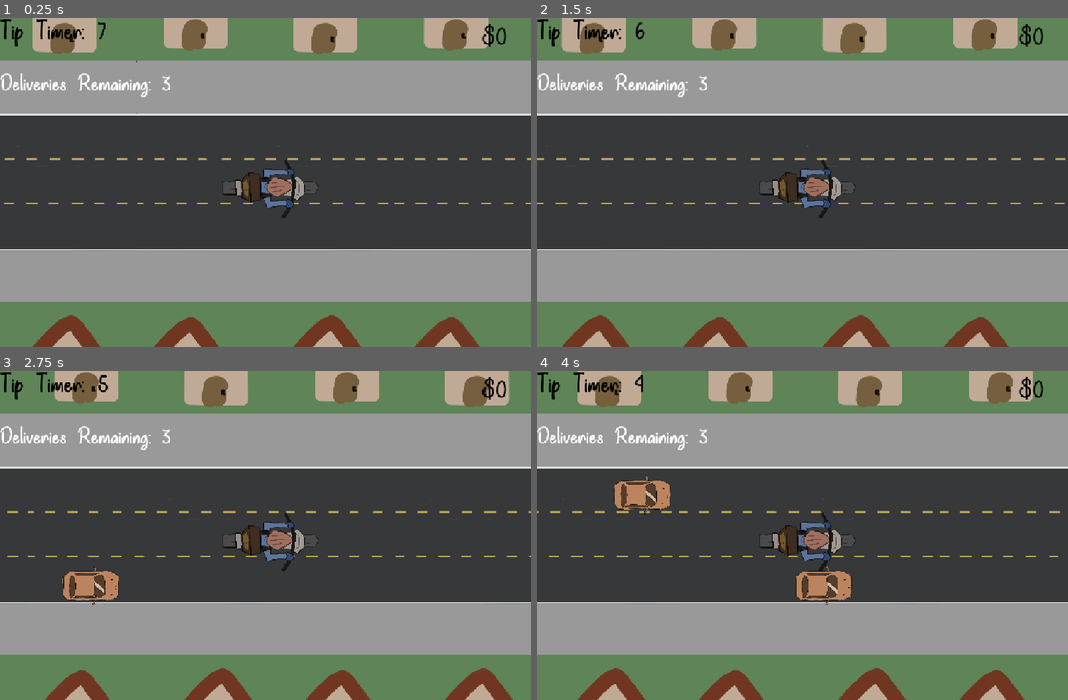
Above: before the commit, frames 1-4 (two rows, left to right).
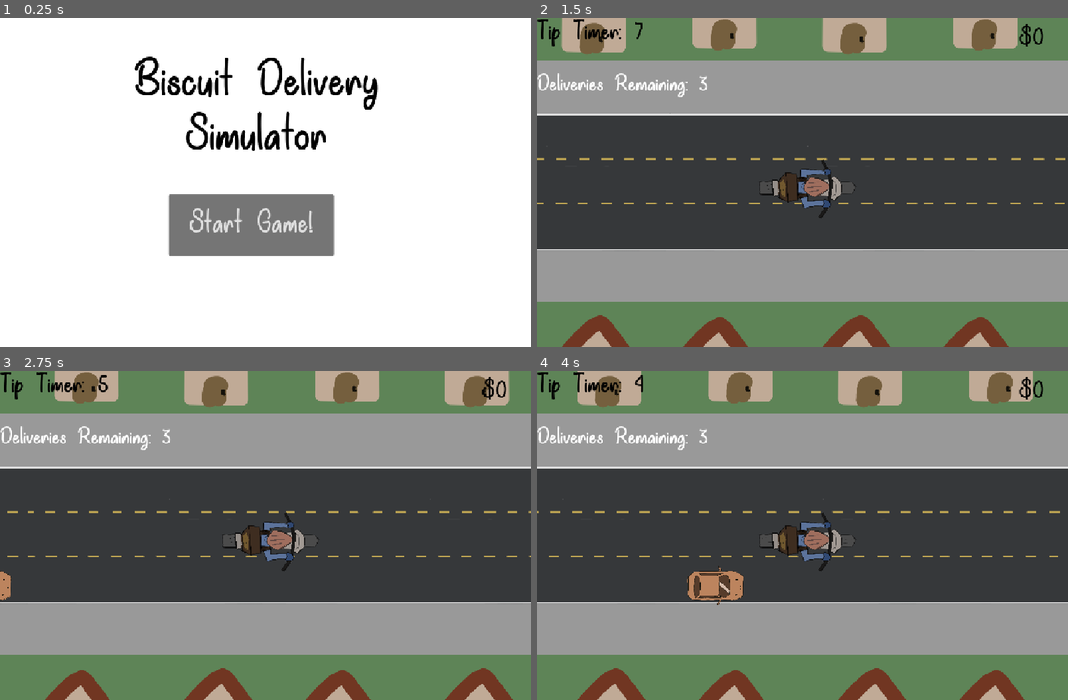
Above: after the commit, the same moments.

Repository: andreaTheCoder/brackeysgamejam
Game: Godot game, scene res://scenes/start_screen.tscn
Two runs of this game, one before a commit and one after it. Both use one fixed random seed, a clock stepped at 60 frames per second and the inputs below. Before the commit the project starts from res://scenes/game.tscn.
Inputs (mouse positions are in pixels of both pictures, inside the frame that each line leads up to):
- Up to frame 1 (0.25 s): no input
- Up to frame 2 (1.5 s): click (786, 225) at 0.5 s, where only the run after the commit has a clickable "Start Game!"; hold Right (forward) from 1.28 s (still down); hold Space (button) from 1.28 s (still down)
- Up to frame 3 (2.75 s): release Right (forward) at 2.03 s; release Space (button) at 2.03 s; hold Left (backward) from 2.03 s (still down); tap Shift (deliver) at 2.1 s
- Up to frame 4 (4 s): release Left (backward) at 2.78 s; hold Space (button) 2.78-3.53 s; hold Right (forward) from 2.78 s (still down); tap Shift (deliver) at 3.6 s

The runs differ from the first frame. In frame 1, 99% of the frame differs, in the area x 0-100%, y 0-100%; in frame 2, less than 0.1%; in frame 3, 1.1%; in frame 4, 2.7%.

Commit message:
start screen
turned on start screen

Diff:
--- a/project.godot
+++ b/project.godot
@@ -11,7 +11,7 @@
 [application]
 
 config/name="Brackeys Game Jam"
-run/main_scene="uid://dx4alm7spt1cb"
+run/main_scene="uid://bv8437dil3uww"
 config/features=PackedStringArray("4.4", "GL Compatibility")
 config/icon="res://icon.svg"
 
--- a/scenes/start_screen.tscn
+++ b/scenes/start_screen.tscn
@@ -42,10 +42,10 @@
 
 [node name="Button" type="Button" parent="Control"]
 layout_mode = 0
-offset_left = 559.0
-offset_top = 577.0
-offset_right = 901.0
-offset_bottom = 704.0
+offset_left = 349.0
+offset_top = 364.0
+offset_right = 691.0
+offset_bottom = 491.0
 theme_override_fonts/font = ExtResource("2_o7i0r")
 theme_override_font_sizes/font_size = 75
 text = "Start Game!"
--- a/scripts/game_manager.gd
+++ b/scripts/game_manager.gd
@@ -1,5 +1,6 @@
 extends Node
 
+const START_SCREEN = preload("res://scenes/start_screen.tscn")
 @onready var timer: Timer = $"../UI elements/time label/Timer"
 @onready var time_label: Label = $"../UI elements/time label"
 @onready var money: Label = $"../UI elements/money"
